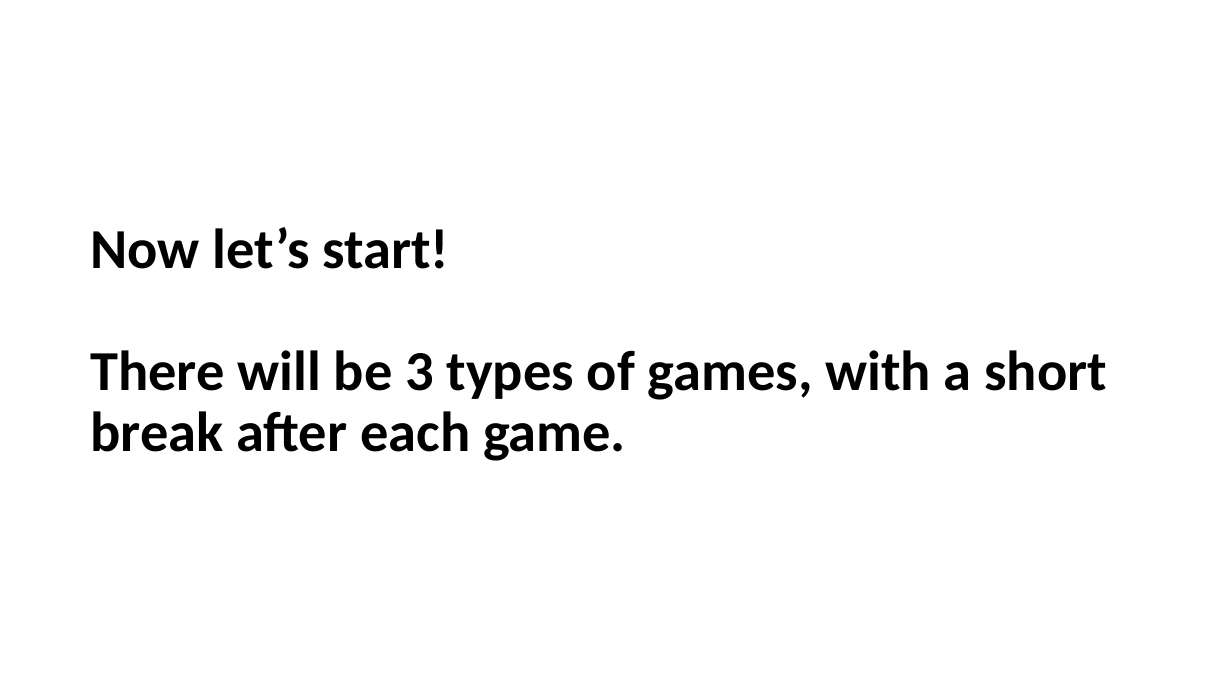
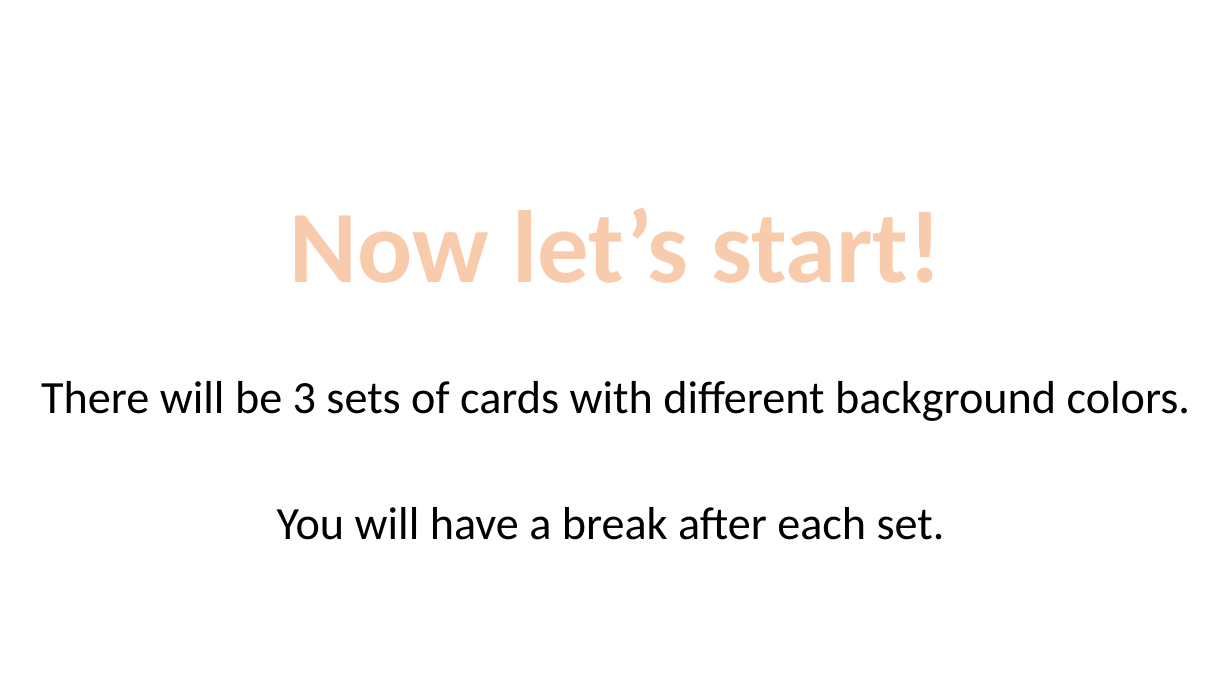
Before and after one commit to LillianXu2019/LUX-RL, a slide deck: slide 21 of images/task_instructions_lux.pptx. Drawn at 1232x693 pixels with LibreOffice and Linux fonts; fonts in the diff are those of the drawing. Boxes give left, top, right and bottom in pixels: in the first picture for what was removed or moved away, otherwise in the second. Text is boxed around its words. In the diff, an @@ line names an element or a change of style, - is before the commit and + after.

```diff
--- a/images/task_instructions_lux.pptx
+++ b/images/task_instructions_lux.pptx
@@ text added at [290,208,941,283], 80 pt, text #F8CBAD, bold @@
+Now let’s start!
@@ text at [41,381,1190,540]: text changed; size 44 to 36 pt; bold off @@
-Now let’s start!
-There will be 3 types of games, with a short break after each game.
+There will be 3 sets of cards with different background colors.
+You will have a break after each set.
```
Also in this commit, not shown: 5 other slides changed, 16 slides added, 1 slide removed, 29 other files.
